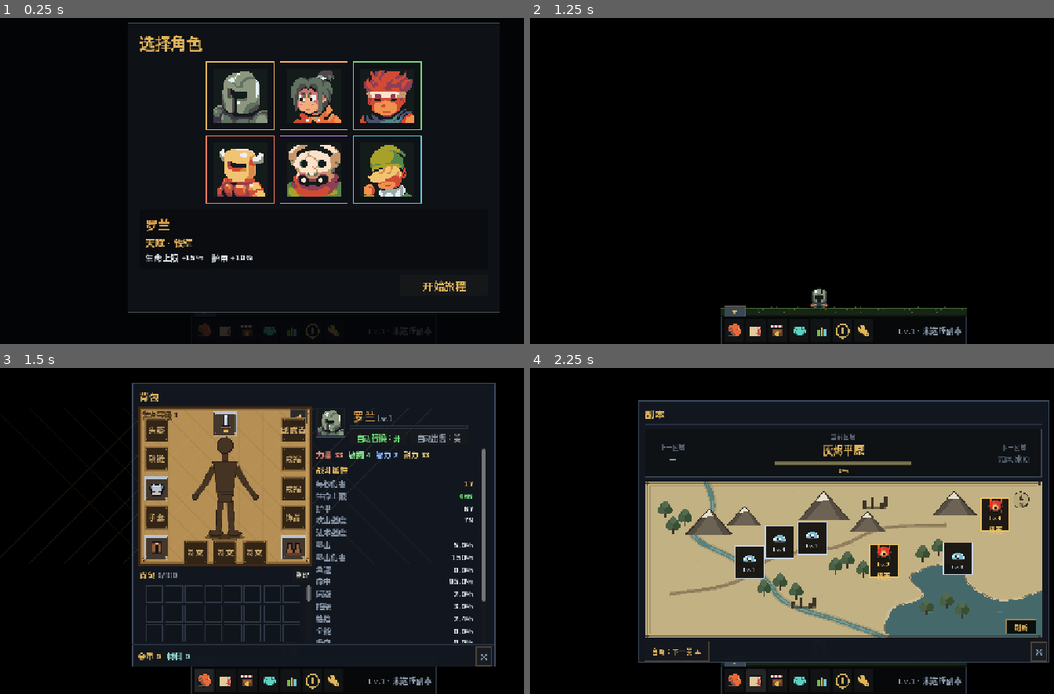
Above: before the commit, frames 1-4 (two rows, left to right).
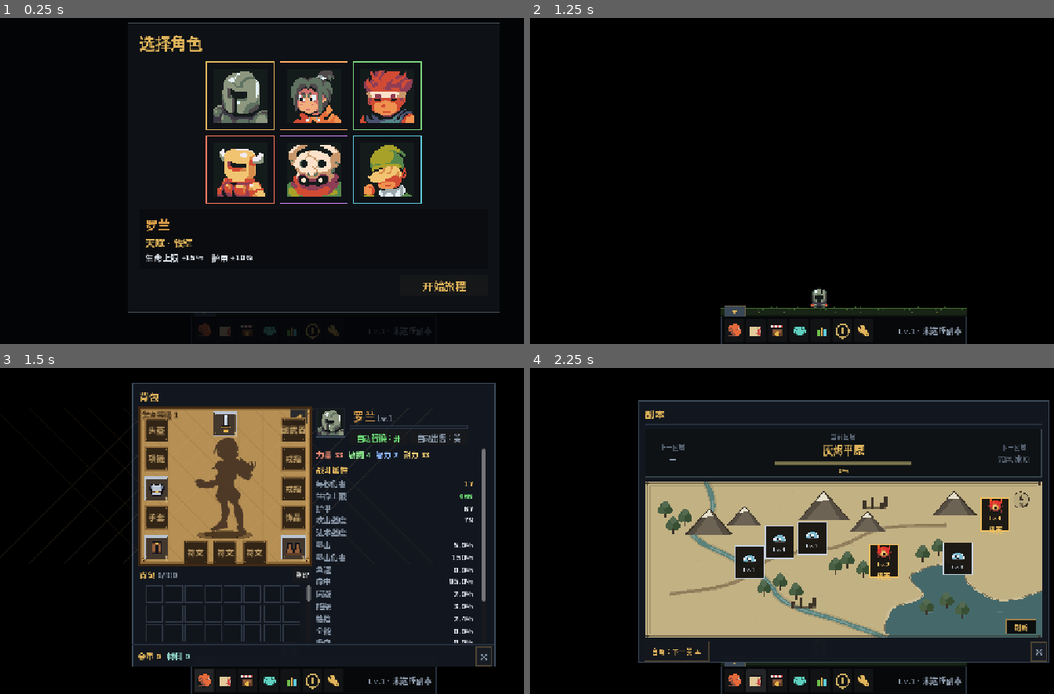
Above: after the commit, the same moments.

Repository: 958582184-dotcom/KeepForward
Game: Godot game, scene res://scenes/main.tscn
Two runs of this game, one before a commit and one after it. Both use one fixed random seed, a clock stepped at 60 frames per second and the inputs below.
Inputs (mouse positions are in pixels of both pictures, inside the frame that each line leads up to):
- Up to frame 1 (0.25 s): no input
- Up to frame 2 (1.25 s): click "开始旅程" at 0.5 s
- Up to frame 3 (1.5 s): click (204, 680) at 1.27 s
- Up to frame 4 (2.25 s): click (755, 680) at 2.02 s

Frames 1-2 are identical in both runs. In frame 3, 1.5% of the frame differs, in the area x 27-59%, y 13-59%; in frame 4, nothing differs.

Commit message:
Use supplied equipment silhouette

Diff:
--- a/src/core/data.gd
+++ b/src/core/data.gd
@@ -2,7 +2,7 @@
 extends RefCounted
 
 const TITLE := "KeepForward"
-const VERSION := "0.46.0"
+const VERSION := "0.47.0"
 const SAVE_PATH := "user://ember_walker_save.json"
 const INVENTORY_SIZE := 100
 const MAX_LEVEL := 60
--- a/src/ui/paper_doll.gd
+++ b/src/ui/paper_doll.gd
@@ -1,10 +1,14 @@
 class_name PaperDoll
 extends Control
+
+var _silhouette: Texture2D
 
 
 func _ready() -> void:
 	custom_minimum_size = Vector2(350, 320)
 	mouse_filter = Control.MOUSE_FILTER_IGNORE
+	texture_filter = CanvasItem.TEXTURE_FILTER_LINEAR
+	_silhouette = load("res://assets/equipment_silhouette.png")
 
 
 func _draw() -> void:
@@ -13,8 +17,6 @@
 	var gold := Color(0.56, 0.42, 0.22, 1.0)
 	var gold_hi := Color(0.82, 0.65, 0.36, 1.0)
 	var outline := Color(0.25, 0.16, 0.08, 1.0)
-	var sil := Color(0.27, 0.20, 0.14, 1.0)
-	var sil_dark := Color(0.18, 0.12, 0.08, 1.0)
 
 	# 羊皮纸底与菱形暗纹
 	draw_rect(Rect2(0, 0, 350, 320), parchment)
@@ -33,50 +35,13 @@
 		draw_circle(c, 3.2, gold_hi)
 		draw_circle(c, 1.4, outline)
 
-	# 人物剪影：缩小居中，避开上/下槽位
-	draw_set_transform(Vector2(63, 59), 0.0, Vector2(0.68, 0.68))
-	_ellipse(Vector2(165, 302), Vector2(62, 9), Color(0.13, 0.08, 0.04, 0.48))
-	_ellipse(Vector2(165, 300), Vector2(48, 6), Color(0.10, 0.06, 0.03, 0.5))
-	# 腿
-	_limb(Vector2(151, 192), Vector2(147, 254), 16.0, sil, sil_dark)
-	_limb(Vector2(179, 192), Vector2(183, 254), 16.0, sil, sil_dark)
-	_limb(Vector2(147, 250), Vector2(145, 286), 14.0, sil, sil_dark)
-	_limb(Vector2(183, 250), Vector2(185, 286), 14.0, sil, sil_dark)
-	_ellipse(Vector2(138, 290), Vector2(23, 9), sil_dark)
-	_ellipse(Vector2(138, 288), Vector2(19, 7), sil)
-	_ellipse(Vector2(192, 290), Vector2(23, 9), sil_dark)
-	_ellipse(Vector2(192, 288), Vector2(19, 7), sil)
-	# 手臂
-	_limb(Vector2(131, 92), Vector2(104, 142), 15.0, sil, sil_dark)
-	_limb(Vector2(104, 142), Vector2(78, 177), 13.0, sil, sil_dark)
-	_limb(Vector2(199, 92), Vector2(226, 142), 15.0, sil, sil_dark)
-	_limb(Vector2(226, 142), Vector2(252, 177), 13.0, sil, sil_dark)
-	draw_circle(Vector2(75, 181), 10.0, sil_dark)
-	draw_circle(Vector2(75, 181), 7.5, sil)
-	draw_circle(Vector2(255, 181), 10.0, sil_dark)
-	draw_circle(Vector2(255, 181), 7.5, sil)
-	# 躯干与骨盆
-	var torso := PackedVector2Array([
-		Vector2(128, 76), Vector2(202, 76), Vector2(196, 108),
-		Vector2(190, 168), Vector2(140, 168), Vector2(134, 108),
-	])
-	_plate(torso, sil, sil_dark, 1.5)
-	var pelvis := PackedVector2Array([
-		Vector2(140, 166), Vector2(190, 166), Vector2(184, 198), Vector2(146, 198),
-	])
-	_plate(pelvis, sil, sil_dark, 1.5)
-	# 颈与头
-	draw_rect(Rect2(156, 48, 18, 24), sil)
-	draw_rect(Rect2(156, 48, 18, 24), sil_dark, false, 2.0)
-	draw_circle(Vector2(165, 28), 25.0, sil_dark)
-	draw_circle(Vector2(165, 28), 22.0, sil)
-	# 头部剪影轮廓，轻微发梢
-	draw_colored_polygon(PackedVector2Array([
-		Vector2(153, 10), Vector2(160, 1), Vector2(165, 8), Vector2(171, 0),
-		Vector2(177, 9), Vector2(184, 7), Vector2(180, 19), Vector2(151, 19),
-	]), sil)
-	draw_line(Vector2(151, 174), Vector2(189, 174), Color(0.15, 0.10, 0.06, 0.9), 2.0)
-	draw_set_transform(Vector2.ZERO, 0.0, Vector2.ONE)
+	# 人物剪影：使用参考图中提取的人形
+	_ellipse(Vector2(175, 260), Vector2(58, 9), Color(0.13, 0.08, 0.04, 0.42))
+	_ellipse(Vector2(175, 259), Vector2(44, 6), Color(0.10, 0.06, 0.03, 0.45))
+	if _silhouette != null:
+		var sh := 200.0
+		var sw := sh * float(_silhouette.get_width()) / float(_silhouette.get_height())
+		draw_texture_rect(_silhouette, Rect2(Vector2(175.0 - sw * 0.5, 60), Vector2(sw, sh)), false)
 
 
 func _plate(points: PackedVector2Array, color: Color, edge: Color, width: float = 1.0) -> void:
Binary file added: assets/equipment_silhouette.png
Not shown, added: assets/equipment_silhouette.png.import
Not shown, added: shots/_silpreview.png.import
Binary file changed: shots/bag.png
Binary file added: shots/v470_bag.png
Not shown, added: shots/v470_bag.png.import
Binary file added: 素材/图标/装备人形剪影.png
Not shown, changed: 素材/说明.md
